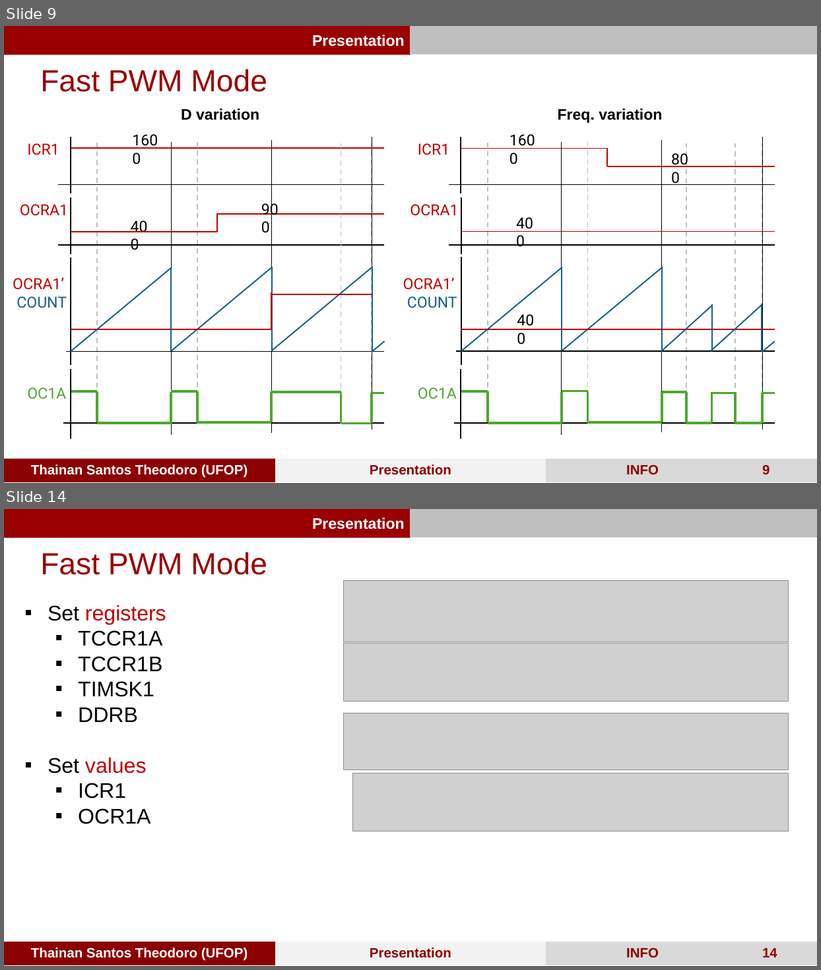
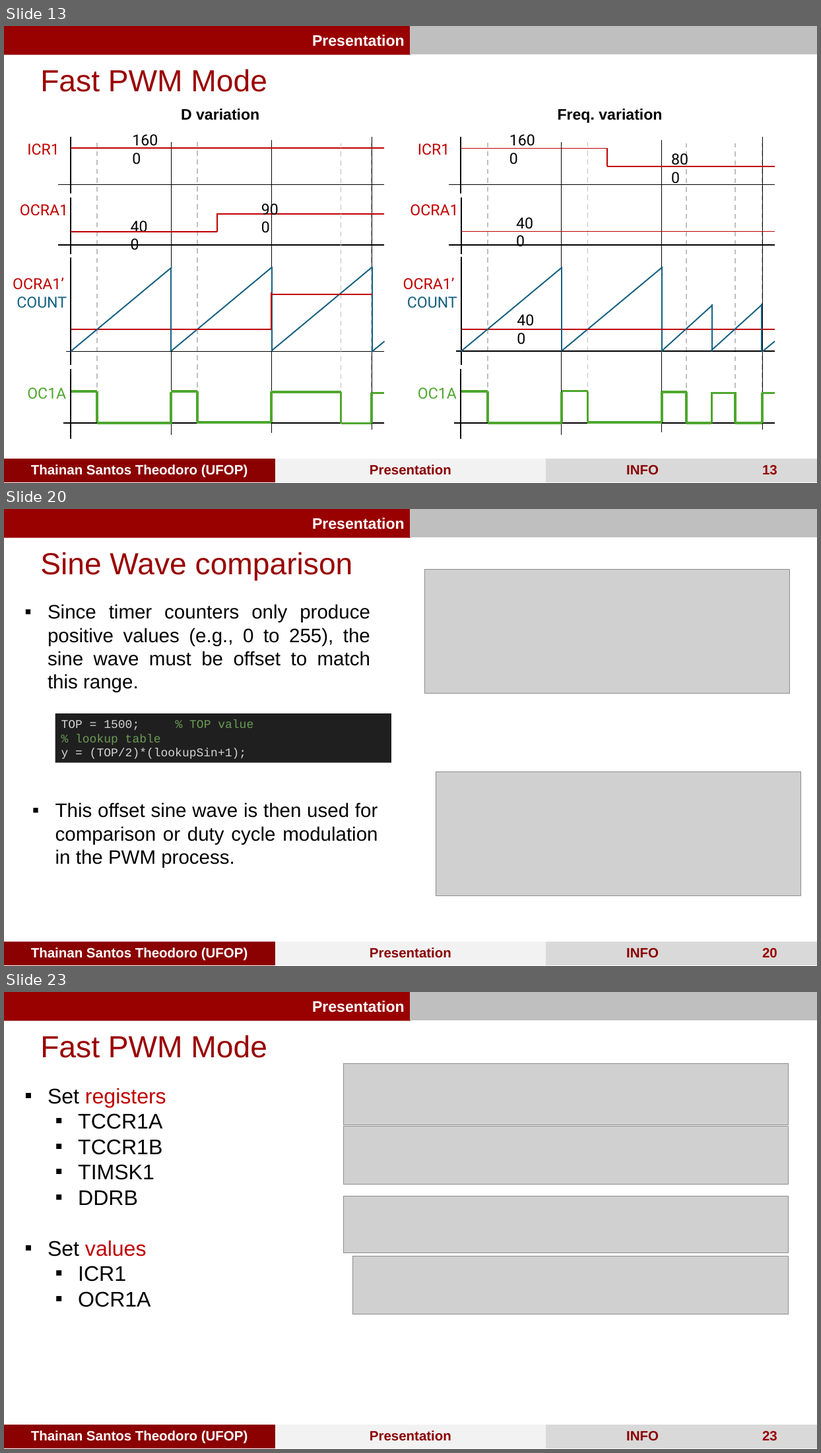
Before and after one commit to ThainanST/sPWM_arduino, a slide deck: Arduino PWM.pptx. Shown one above the other, each under a label of ours: slides 9 and 14 before the commit, slides 13, 20 and 23 after it; the slides between them are not shown. The pictures are 821x970 and 821x1453 pixels, drawn with LibreOffice and Linux fonts; fonts in the diff are those of the drawing; grey boxes stand for pictures. Boxes give left, top, right and bottom in pixels: in the first picture for what was removed or moved away, otherwise in the second. Text is boxed around its words. In the diff, an @@ line names an element or a change of style, - is before the commit and + after.

```diff
--- a/Arduino PWM.pptx
+++ b/Arduino PWM.pptx
@@ slide 20 added at <box>4,509,817,966</box>, background #FFFFFF; not listed: 5 template elements that a slide beside it also shows @@
@@ text added at <box>40,552,353,581</box>, 36 pt, text #990000 @@
+  Sine Wave comparison
@@ picture added at <box>425,569,789,694</box> @@
@@ text added at <box>48,604,370,692</box>, 23 pt, text #000000 @@
+▪ Since timer counters only produce positive values (e.g., 0 to 255), the sine wave must be offset to match this range.
@@ rectangle added at <box>55,714,391,763</box>, fill #1F1F1F, 14 pt, text #D4D4D4 @@
+TOP = 1500; % TOP value
+% lookup table
+y = (TOP/2)*(lookupSin+1);
@@ picture added at <box>436,772,801,896</box> @@
@@ text added at <box>55,803,378,868</box>, 23 pt, text #000000 @@
+▪ This offset sine wave is then used for comparison or duty cycle modulation in the PWM process.
@@ what was slide 9 is now slide 13 @@
@@ page number at <box>762,465,778,475</box>: text changed @@
-9
+13
@@ what was slide 14 is now slide 23 @@
@@ page number at <box>762,1431,778,1441</box>: text changed @@
-14
+23
```
Also in this commit, not shown: 15 slides changed, 25 other slides added, 3 slides removed, 50 other files.
